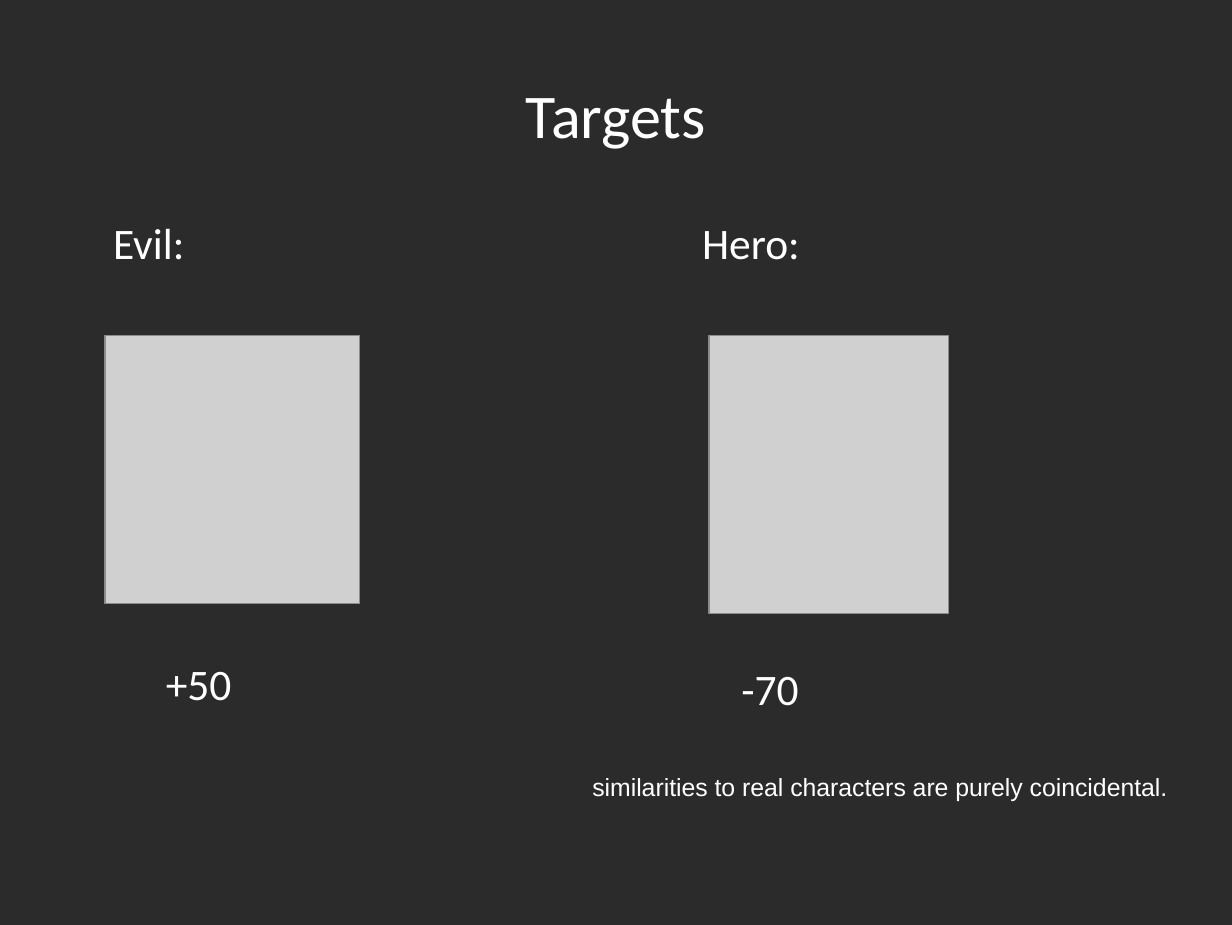
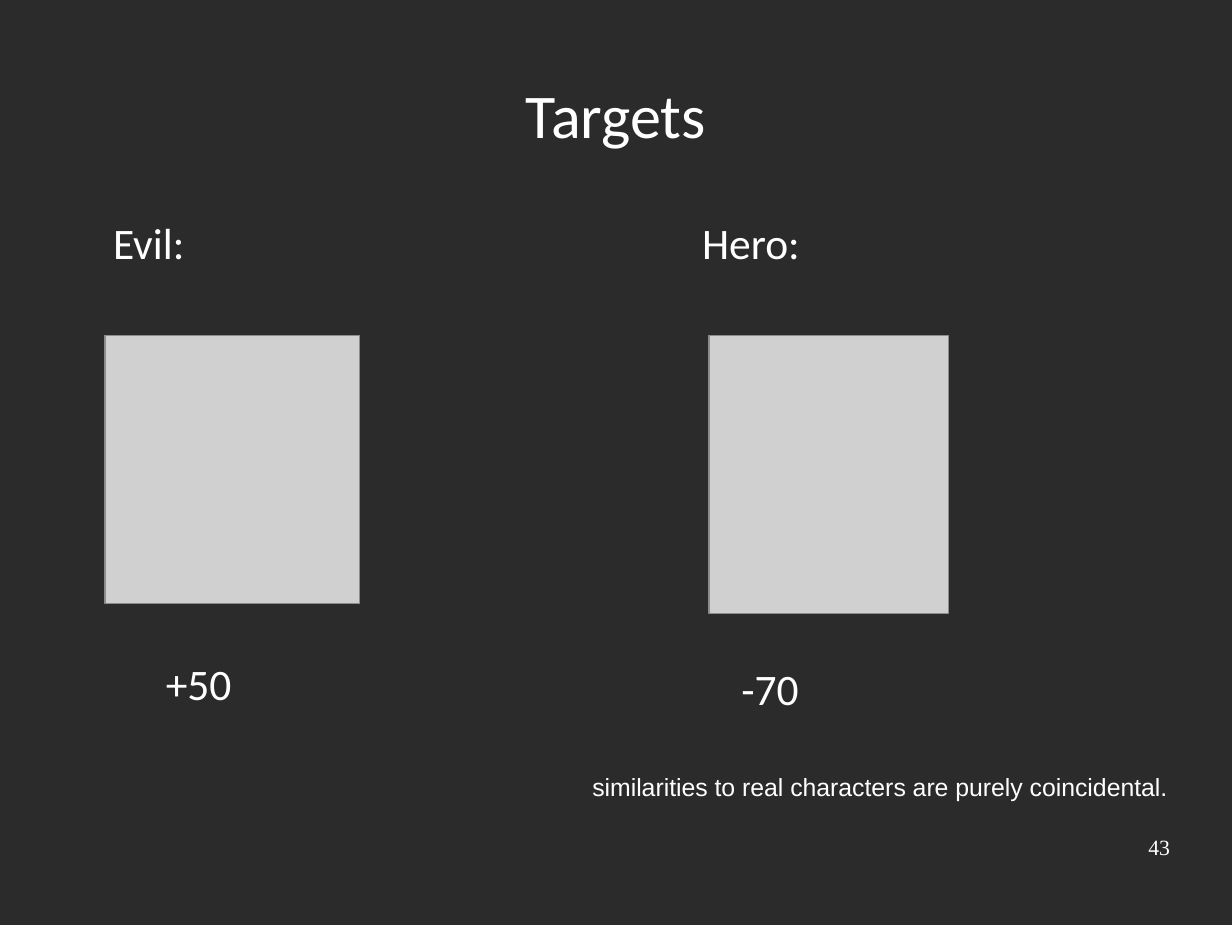
Before and after one commit to Rust-Mikrocontroller-Praktikum-2017/megamaertz, a slide deck: slide 3 of slides/slides.odp. Drawn at 1232x925 pixels with LibreOffice and Linux fonts; fonts in the diff are those of the drawing; grey boxes stand for pictures; background and template pictures are left out; a plain dark background stands for a picture behind light text. Boxes give left, top, right and bottom in pixels: in the first picture for what was removed or moved away, otherwise in the second. Text is boxed around its words. In the diff, an @@ line names an element or a change of style, - is before the commit and + after.

```diff
--- a/slides/slides.odp
+++ b/slides/slides.odp
@@ page number added at (1148, 840, 1170, 855), 14 pt, text #FFFFFF @@
+43
```
Also in this commit, not shown: 8 other slides changed, 1 slide added, 1 slide removed, 10 other files.
